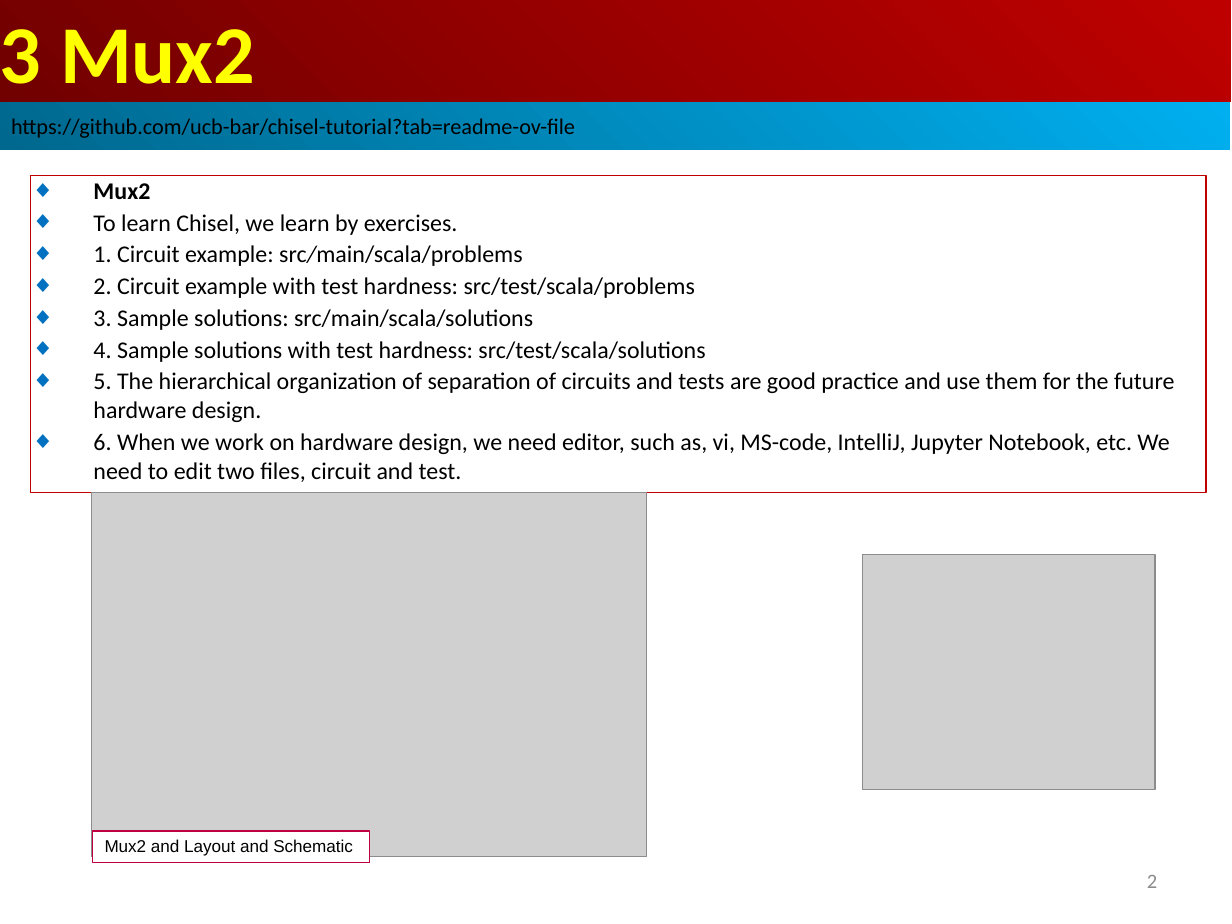
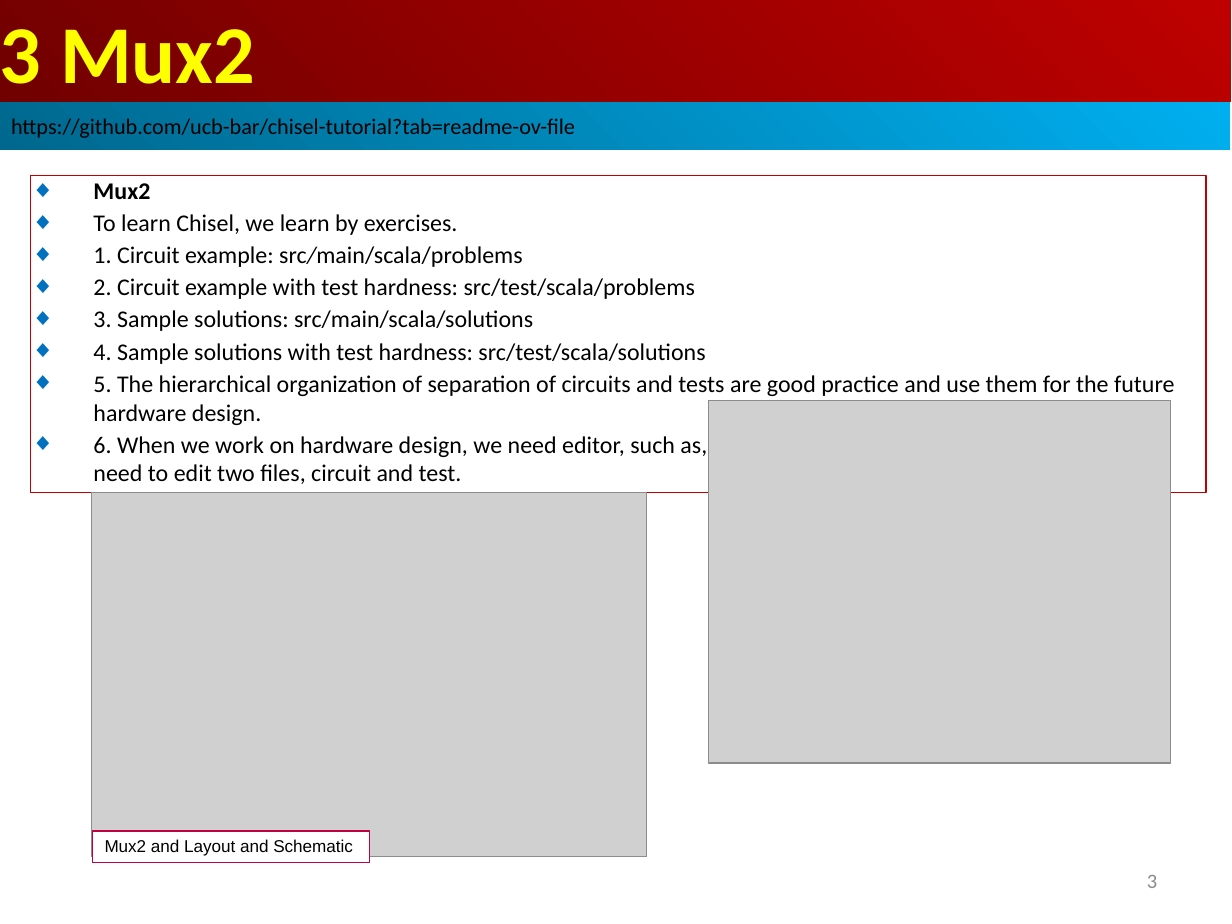
Before and after one commit to peterhchen/AIU_CS800_Chisel, a slide deck: slide 3 of 600_UCB_Chisel/003_Mux2/000_Video/003_Mux2.ppt (slide 2 before the commit). Drawn at 1232x924 pixels with LibreOffice and Linux fonts; fonts in the diff are those of the drawing; grey boxes stand for pictures. Boxes give left, top, right and bottom in pixels: in the first picture for what was removed or moved away, otherwise in the second. Text is boxed around its words. In the diff, an @@ line names an element or a change of style, - is before the commit and + after.

```diff
--- a/600_UCB_Chisel/003_Mux2/000_Video/003_Mux2.ppt
+++ b/600_UCB_Chisel/003_Mux2/000_Video/003_Mux2.ppt
@@ picture: place and size @@
-picture at box(862, 554, 1156, 790)
+picture at box(708, 400, 1170, 763)
@@ page number at box(1147, 875, 1157, 888): text changed @@
-2
+3
```
Also in this commit, not shown: 1 slide added.
